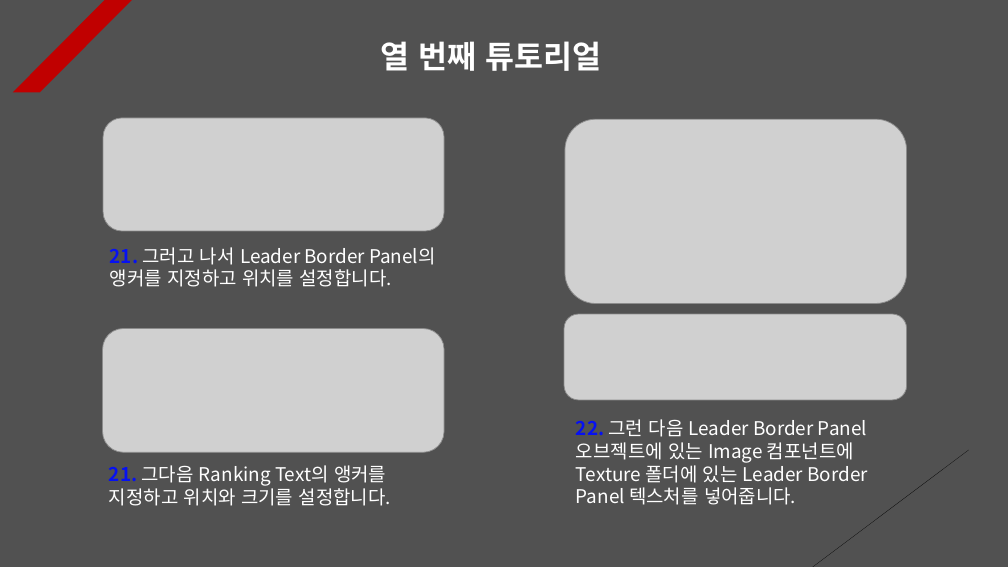
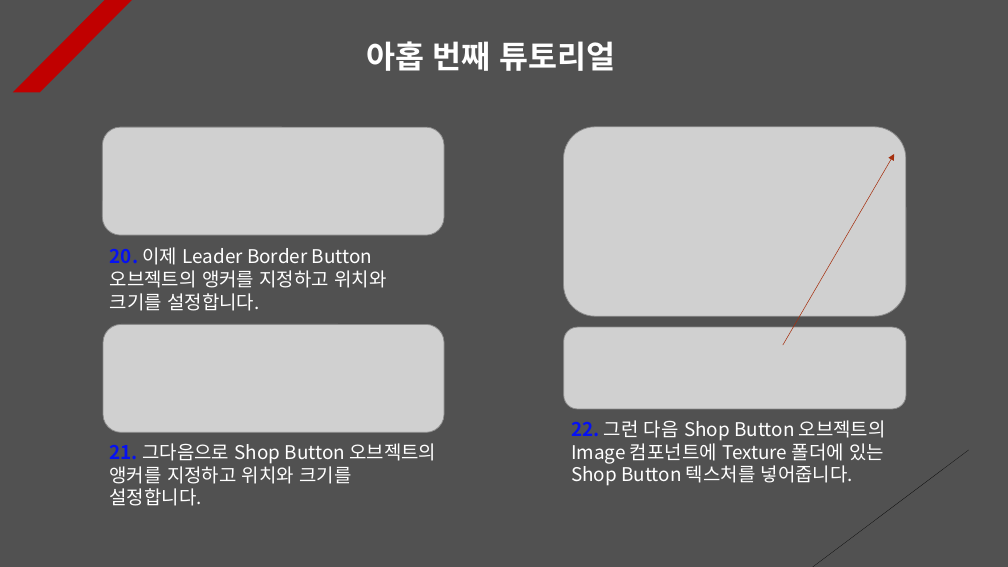
Before and after one commit to Unity2033/3D-UnityEngine, a slide deck: slide 9 of Assets/Class/Photon Server/PPT Data/Photon Data Management.pptx (slide 10 before the commit). Drawn at 1008x567 pixels with LibreOffice and Linux fonts; fonts in the diff are those of the drawing; grey boxes stand for pictures. Boxes give left, top, right and bottom in pixels: in the first picture for what was removed or moved away, otherwise in the second. Text is boxed around its words. In the diff, an @@ line names an element or a change of style, - is before the commit and + after.

```diff
--- a/Assets/Class/Photon Server/PPT Data/Photon Data Management.pptx
+++ b/Assets/Class/Photon Server/PPT Data/Photon Data Management.pptx
@@ text at [366, 41, 616, 71]: text changed @@
-열 번째 튜토리얼
+아홉 번째 튜토리얼
@@ picture: place and size @@
-picture at [103, 118, 444, 231]
+picture at [102, 127, 444, 235]
@@ picture: place and size @@
-picture at [565, 119, 907, 304]
+picture at [563, 127, 906, 316]
@@ arrow added from (783, 345) to (895, 154), #A5300F 0.5 pt dashed @@
@@ text at [110, 247, 386, 311]: text changed @@
-21. 그러고 나서 Leader Border Panel의 앵커를 지정하고 위치를 설정합니다.
+20. 이제 Leader Border Button 오브젝트의 앵커를 지정하고 위치와 크기를 설정합니다.
@@ picture: place and size @@
-picture at [103, 329, 445, 453]
+picture at [103, 324, 444, 433]
@@ picture: place and size @@
-picture at [564, 314, 907, 400]
+picture at [564, 327, 907, 409]
@@ text at [110, 443, 436, 506]: text changed @@
-21. 그다음 Ranking Text의 앵커를 지정하고 위치와 크기를 설정합니다.
+21. 그다음으로 Shop Button 오브젝트의 앵커를 지정하고 위치와 크기를 설정합니다.
@@ text at [571, 420, 886, 486]: text changed @@
-22. 그런 다음 Leader Border Panel 오브젝트에 있는 Image 컴포넌트에 Texture 폴더에 있는 Leader Border Panel 텍스처를 넣어줍니다.
+22. 그런 다음 Shop Button 오브젝트의 Image 컴포넌트에 Texture 폴더에 있는 Shop Button 텍스처를 넣어줍니다.
```
Also in this commit, not shown: 5 other slides changed, 1 slide removed, 6 other files.
